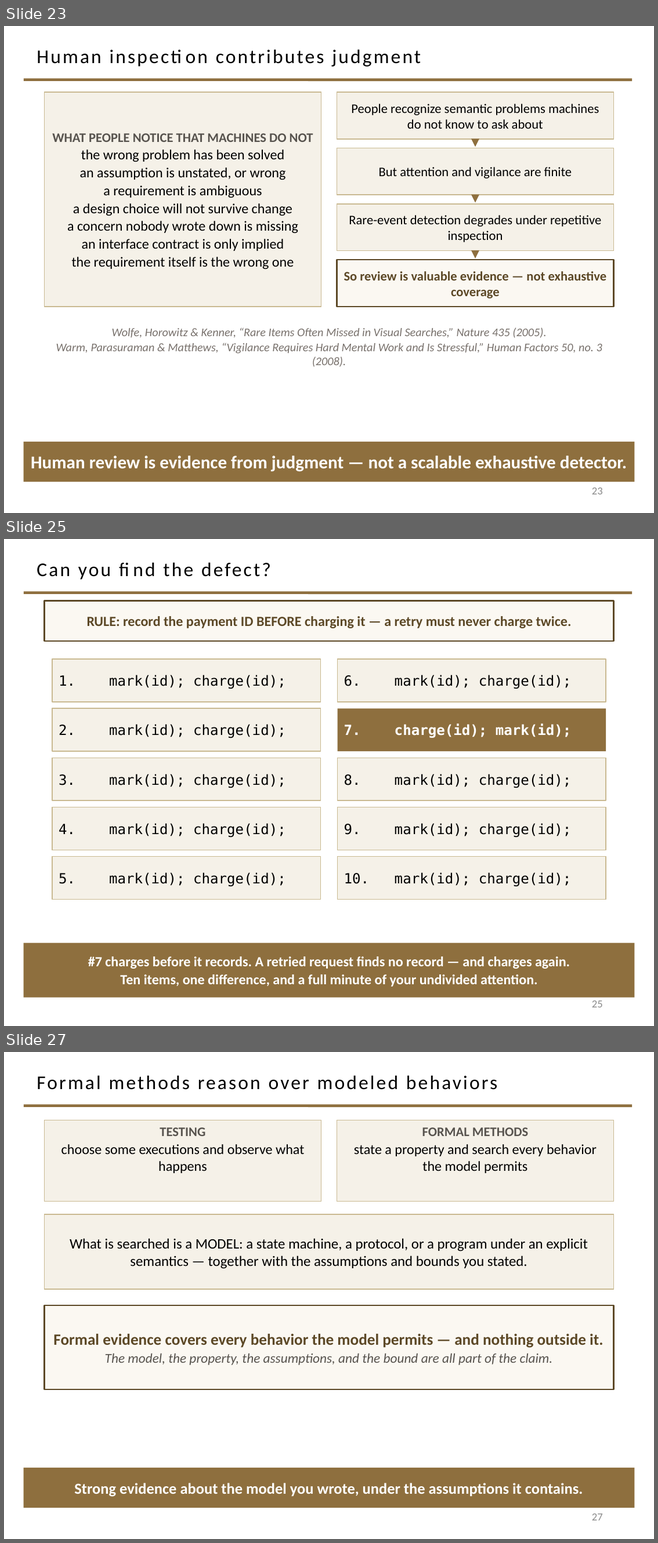
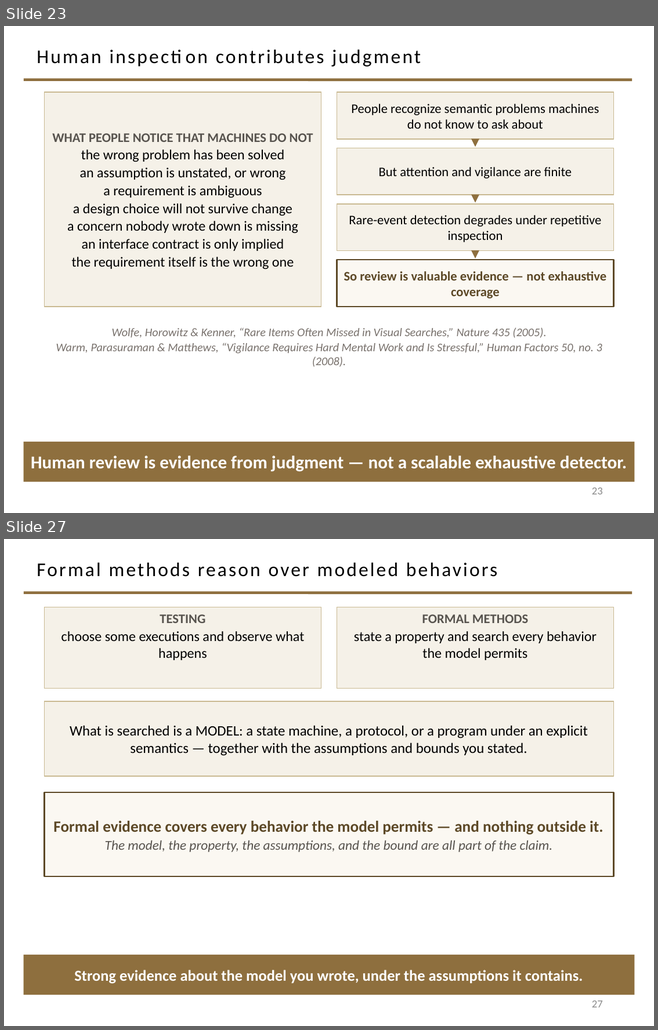
Before and after one commit to davisjam/model-based-agentic-software-engineering, a slide deck: course/lectures/act-1-foundations/08-validation/1-8-Validation.pptx. Shown one above the other, each under a label of ours: slides 23, 25 and 27 before the commit, slides 23 and 27 after it; the slides between them are not shown. The pictures are 658x1543 and 658x1030 pixels, drawn with LibreOffice and Linux fonts; fonts in the diff are those of the drawing; background and template pictures are left out. Boxes give left, top, right and bottom in pixels: in the first picture for what was removed or moved away, otherwise in the second. Text is boxed around its words. In the diff, an @@ line names an element or a change of style, - is before the commit and + after.

```diff
--- a/course/lectures/act-1-foundations/08-validation/1-8-Validation.pptx
+++ b/course/lectures/act-1-foundations/08-validation/1-8-Validation.pptx
@@ slide 25 removed at [4, 539, 654, 1026], background #FFFFFF; not listed: 1 template element that a slide beside it also shows @@
@@ title removed at [36, 562, 271, 580] @@
-Can you find the defect?
@@ rectangle removed at [44, 600, 614, 641] @@
-RULE: record the payment ID BEFORE charging it — a retry must never charge twice.
@@ rectangle removed at [52, 659, 320, 702] @@
-1. mark(id); charge(id);
@@ rectangle removed at [338, 659, 605, 702] @@
-6. mark(id); charge(id);
@@ rectangle removed at [52, 708, 320, 751] @@
-2. mark(id); charge(id);
@@ rectangle removed at [338, 708, 605, 751] @@
-7. charge(id); mark(id);
@@ rectangle removed at [52, 758, 320, 801] @@
-3. mark(id); charge(id);
@@ rectangle removed at [338, 758, 605, 801] @@
-8. mark(id); charge(id);
@@ rectangle removed at [52, 808, 320, 850] @@
-4. mark(id); charge(id);
@@ rectangle removed at [338, 808, 605, 850] @@
-9. mark(id); charge(id);
@@ rectangle removed at [52, 857, 320, 900] @@
-5. mark(id); charge(id);
@@ rectangle removed at [338, 857, 605, 900] @@
-10. mark(id); charge(id);
@@ rectangle removed at [24, 943, 634, 998] @@
-#7 charges before it records. A retried request finds no record — and charges again.
-Ten items, one difference, and a full minute of your undivided attention.
@@ page number removed at [592, 1001, 603, 1008] @@
-25
```
Also in this commit, not shown: 2 slides changed, 2 slides added, 1 other slide removed.
